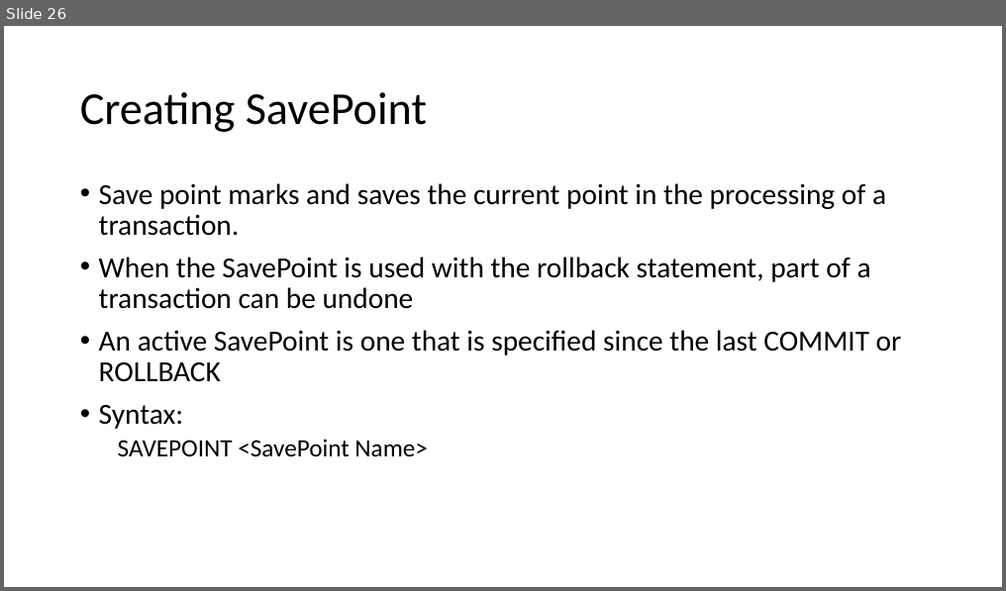
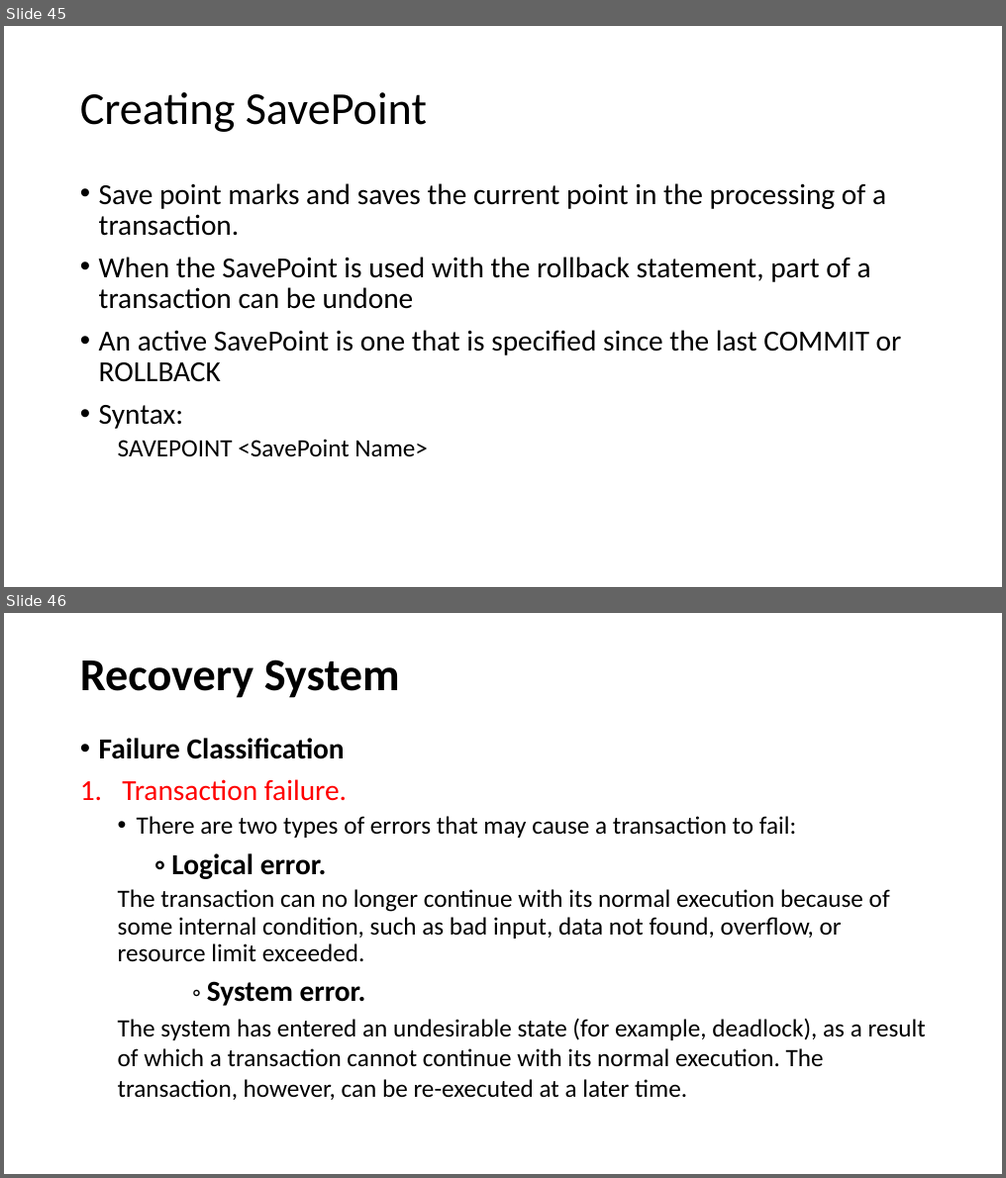
Before and after one commit to rahulgotrekiya/clg-backup, a slide deck: rdbms/SQL Plus/RDBMS_Sem-1/Unit-5/Transaction.pptx. Shown one above the other, each under a label of ours: slide 26 before the commit, slides 45 and 46 after it. The pictures are 1006x591 and 1006x1178 pixels, drawn with LibreOffice and Linux fonts; fonts in the diff are those of the drawing. Boxes give left, top, right and bottom in pixels: in the first picture for what was removed or moved away, otherwise in the second. Text is boxed around its words. In the diff, an @@ line names an element or a change of style, - is before the commit and + after.

```diff
--- a/rdbms/SQL Plus/RDBMS_Sem-1/Unit-5/Transaction.pptx
+++ b/rdbms/SQL Plus/RDBMS_Sem-1/Unit-5/Transaction.pptx
@@ slide 46 added at (4, 613, 1002, 1174), background #FFFFFF @@
@@ title added at (80, 660, 400, 698), 44 pt, text #000000, bold @@
+Recovery System
@@ text added at (99, 738, 926, 1100), 24 pt, text #000000 @@
+• Failure Classification
+1. Transaction failure.
+  • There are two types of errors that may cause a transaction to fail:
+◦ Logical error.
+  The transaction can no longer continue with its normal execution because of some internal condition, such as bad input, data not found, overflow, or resource limit exceeded.
+  ◦ System error.
+  The system has entered an undesirable state (for example, deadlock), as a result of which a transaction cannot continue with its normal execution. The transaction, however, can be re-executed at a later time.
@@ what was slide 26 is now slide 45 @@
```
Also in this commit, not shown: 25 other slides added, 1 slide removed, 36 other files.
